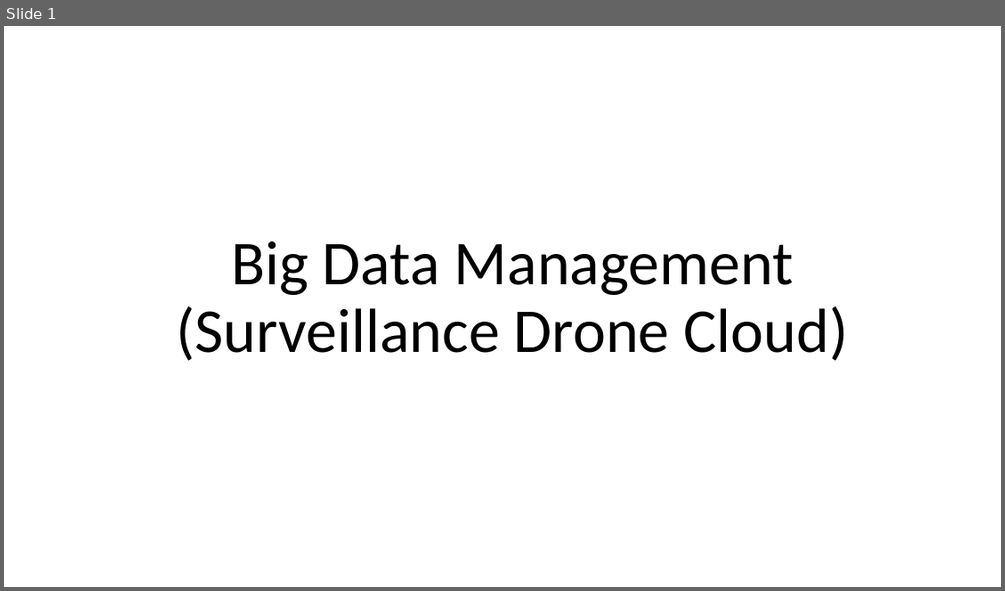
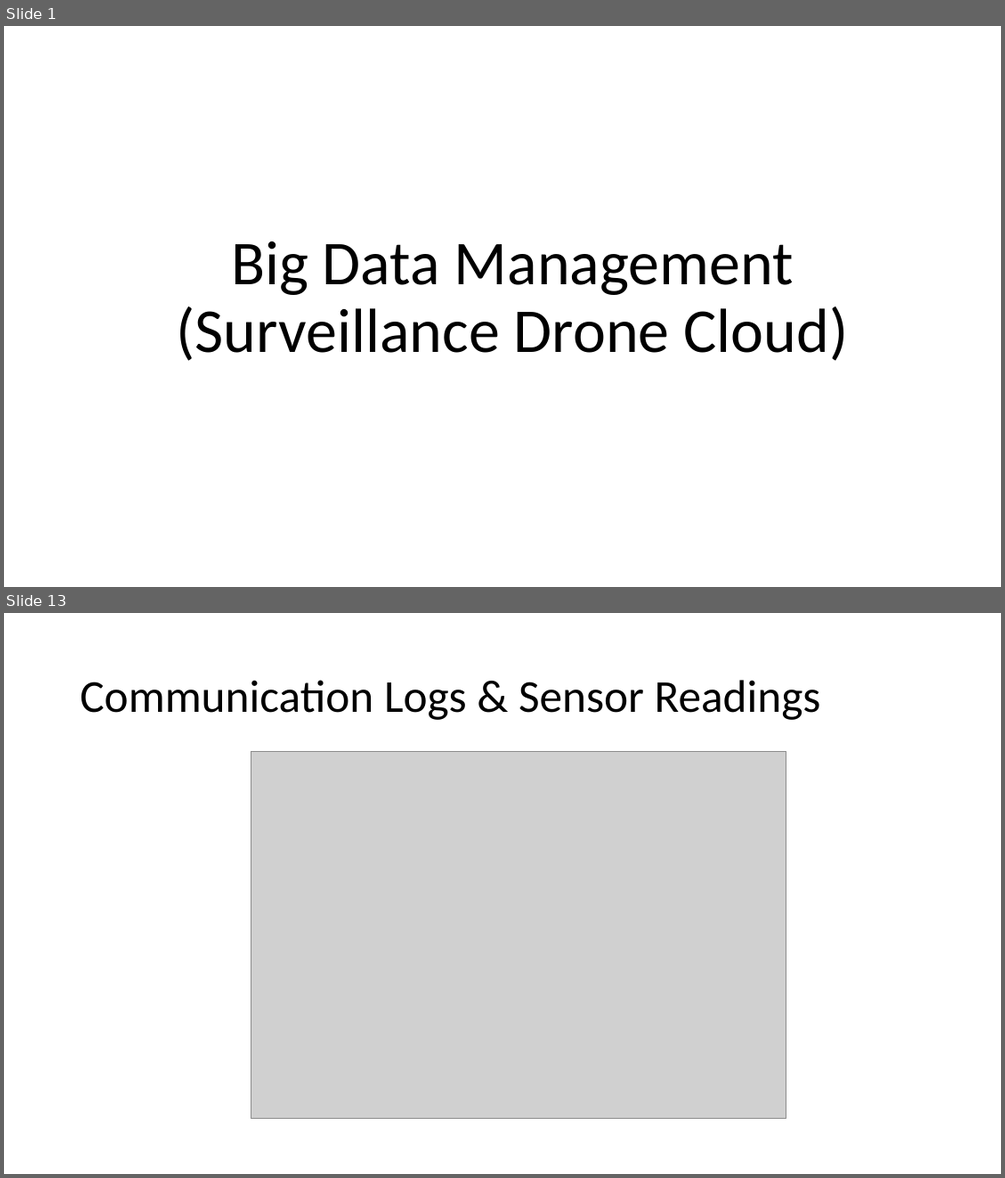
Before and after one commit to chriscwang/droneServiceCloud-1, a slide deck: weeklyMeetingsandDocuments/Big Data Management.pptx. Shown one above the other, each under a label of ours: slide 1 before the commit, slides 1 and 13 after it; the slides between them are not shown. The pictures are 1005x591 and 1005x1178 pixels, drawn with LibreOffice and Linux fonts; fonts in the diff are those of the drawing; grey boxes stand for pictures. Boxes give left, top, right and bottom in pixels: in the first picture for what was removed or moved away, otherwise in the second. Text is boxed around its words. In the diff, an @@ line names an element or a change of style, - is before the commit and + after.

```diff
--- a/weeklyMeetingsandDocuments/Big Data Management.pptx
+++ b/weeklyMeetingsandDocuments/Big Data Management.pptx
@@ slide 13 added at [4,613,1001,1174], background #FFFFFF @@
@@ title added at [80,680,821,720], 44 pt, text #000000 @@
+Communication Logs & Sensor Readings
@@ picture added at [251,751,786,1119] @@
```
Also in this commit, not shown: 3 slides changed, 9 other slides added, 1 slide removed.
